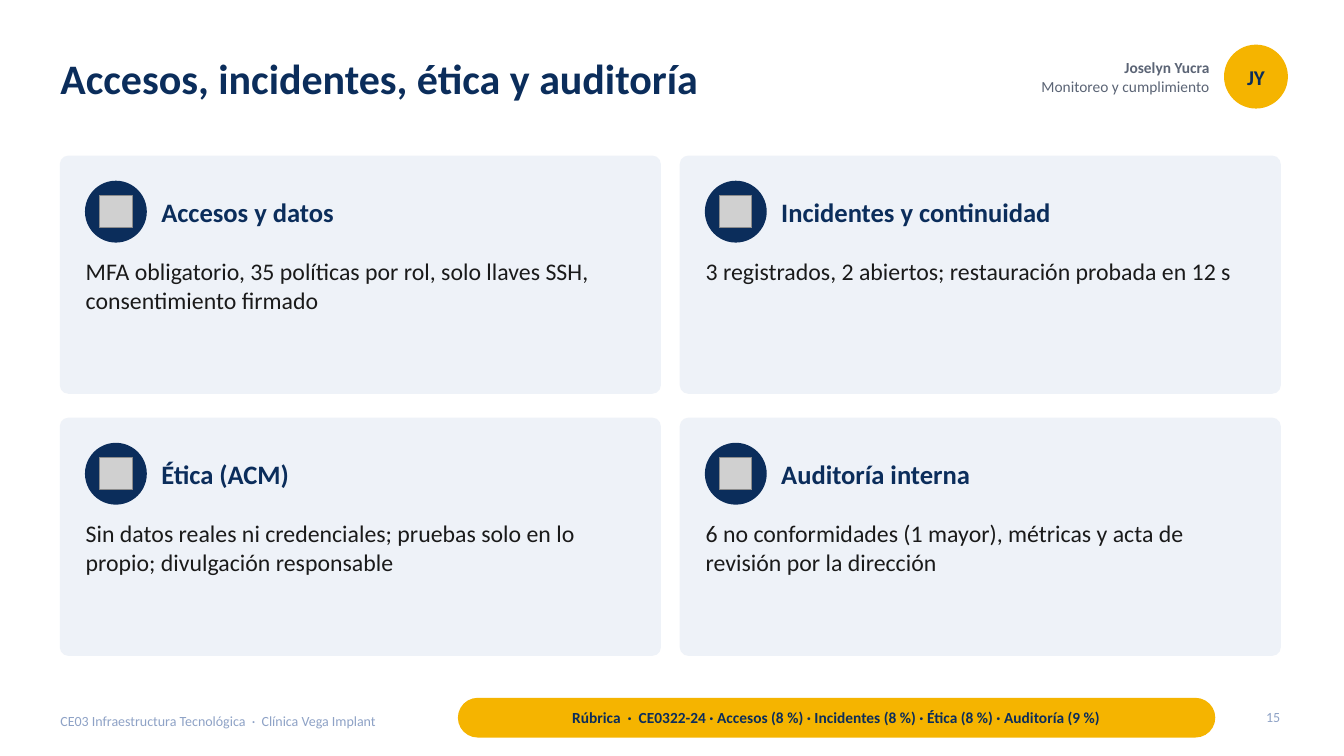
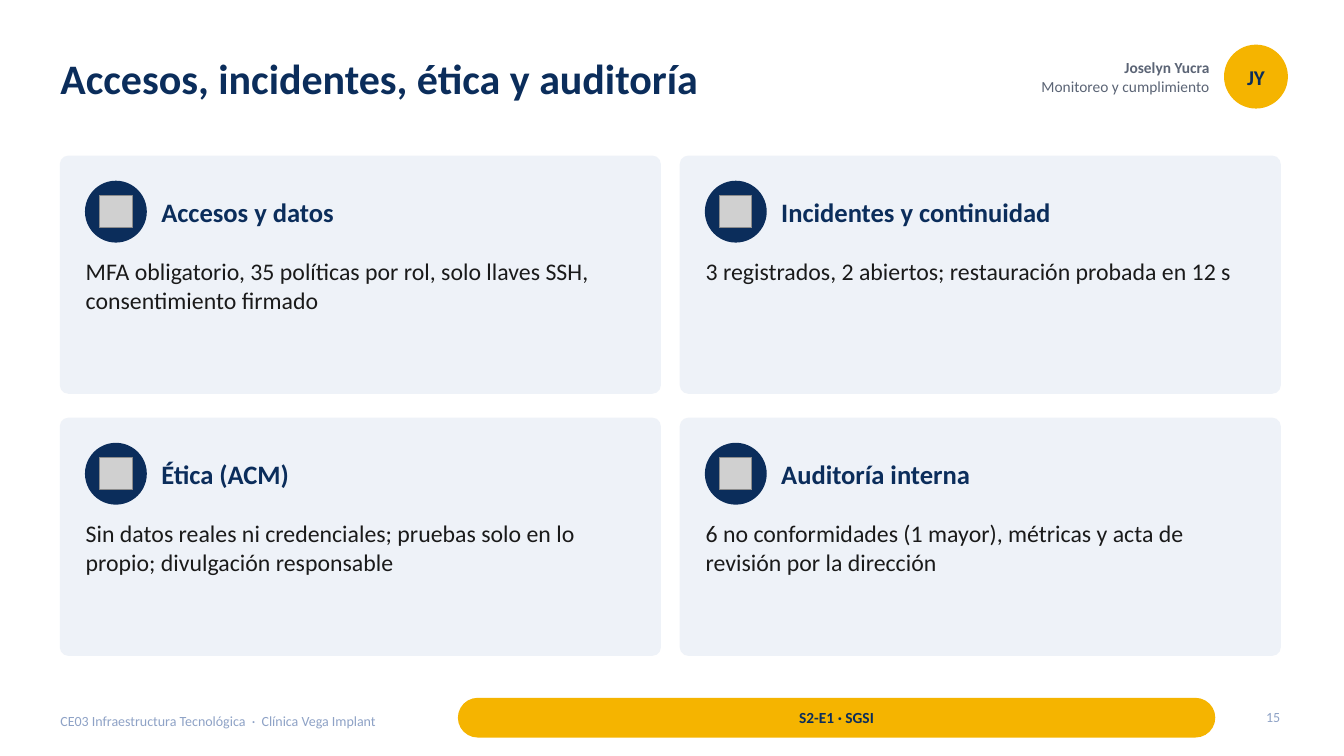
Before and after one commit to francalizaya266-sudo/venga-implantes, a slide deck: slide 15 of docs/entregables/CE03-infraestructura/presentaciones/CE03-Infraestructura-Tecnologica.pptx. Drawn at 1344x756 pixels with LibreOffice and Linux fonts; fonts in the diff are those of the drawing; grey boxes stand for pictures. Boxes give left, top, right and bottom in pixels: in the first picture for what was removed or moved away, otherwise in the second. Text is boxed around its words. In the diff, an @@ line names an element or a change of style, - is before the commit and + after.

```diff
--- a/docs/entregables/CE03-infraestructura/presentaciones/CE03-Infraestructura-Tecnologica.pptx
+++ b/docs/entregables/CE03-infraestructura/presentaciones/CE03-Infraestructura-Tecnologica.pptx
@@ text at bbox=[799, 713, 873, 723]: text changed @@
-Rúbrica · CE0322-24 · Accesos (8 %) · Incidentes (8 %) · Ética (8 %) · Auditoría (9 %)
+S2-E1 · SGSI
```
Also in this commit, not shown: 22 other slides changed, 3 other files.
